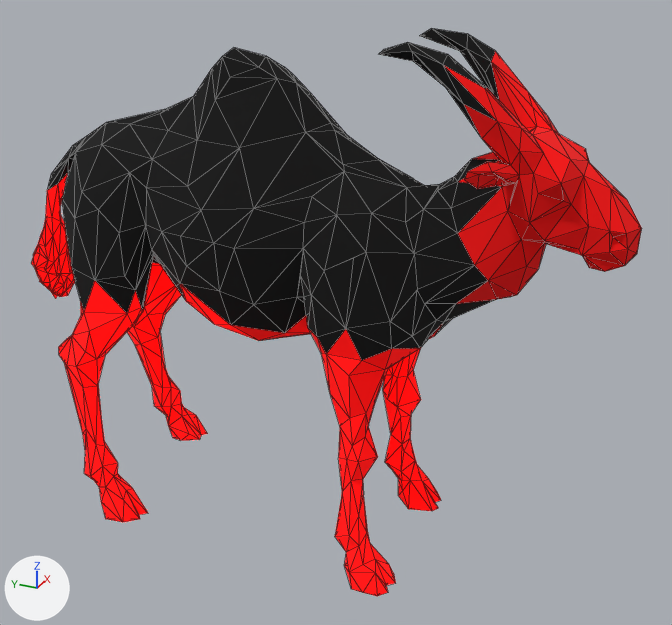
The glTF model public/assets/sunscar-dunes/rigs/strider.glb: old version first, new version second.
Camera for both pictures: a 50 mm lens placed at (-4.12, -2.17, 3.41), pointed at (0.08, -0.28, 1.31). Lighting does not change. The marker at lower left points along +X, +Y and +Z. The first picture is the older version. Mesh edges are drawn as thin lines. Vertices at exactly the same position are counted once.

The scene before the commit, as lines of its bpy script (objects in view):
```python
me_sunscar_strider = bpy.data.meshes.new('sunscar.strider')
me_sunscar_strider.from_pydata(...)  # 802 vertices, 1600 faces; spans x -0.56..0.56, y -1.8..1.8, z 0.0..2.81
me_sunscar_strider.materials.append(mat_sunscar_strider)
ob_sunscar_strider = bpy.data.objects.new('sunscar.strider', me_sunscar_strider)
ob_sunscar_strider.location = (0.0, 0.0, 0.0)
```
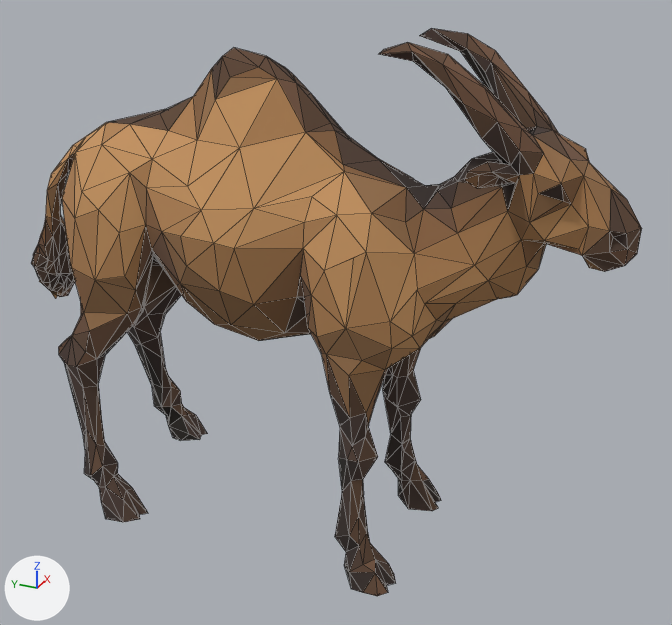
What the commit changed:
me_sunscar_strider has 802 vertices, 1600 faces and spans x -0.56..0.56, y -1.8..1.8, z 0.0..2.81.
me_sunscar_strider is used by ob_sunscar_strider; location (0.0, 0.0, 0.0).
me_sunscar_strider part 1: 1134 faces centred in x -0.52..0.52, y -1.79..1.79, z 0.03..2.79 are repainted in the vertex colours; the middle colour goes from red #ff0000 to brown #745641.
me_sunscar_strider part 2: 466 faces centred in x -0.55..0.54, y -1.74..1.77, z 0.01..2.76 are repainted in the vertex colours; the middle colour goes from red #ff0000 to dark grey #382e2a.

What differs and where, as boxes (x1, y1, x2, y2) in the pictures (672 x 625 px):
part 1 of me_sunscar_strider, recoloured
    both: (31, 28, 642, 596)
part 2 of me_sunscar_strider, recoloured
    both: (48, 28, 628, 592)
